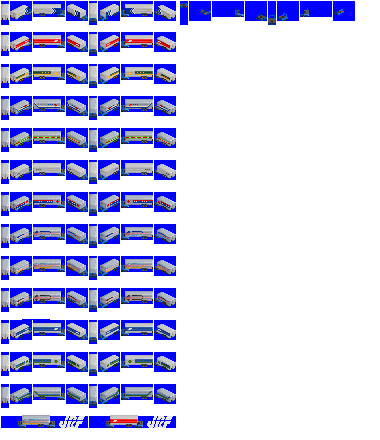
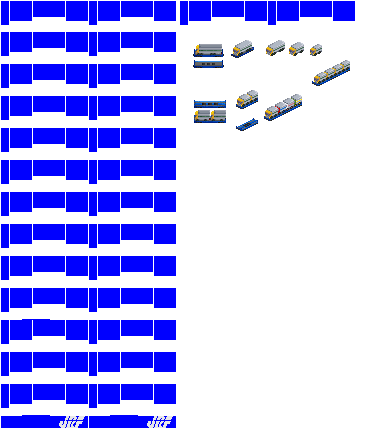
The second 380px x 440px image is a revision of the first. Changes to its layers:
showed "Piggyback", painted on it over [left=193, top=40, right=350, bottom=131]
hid "DMT front" over [left=1, top=3, right=344, bottom=428]
